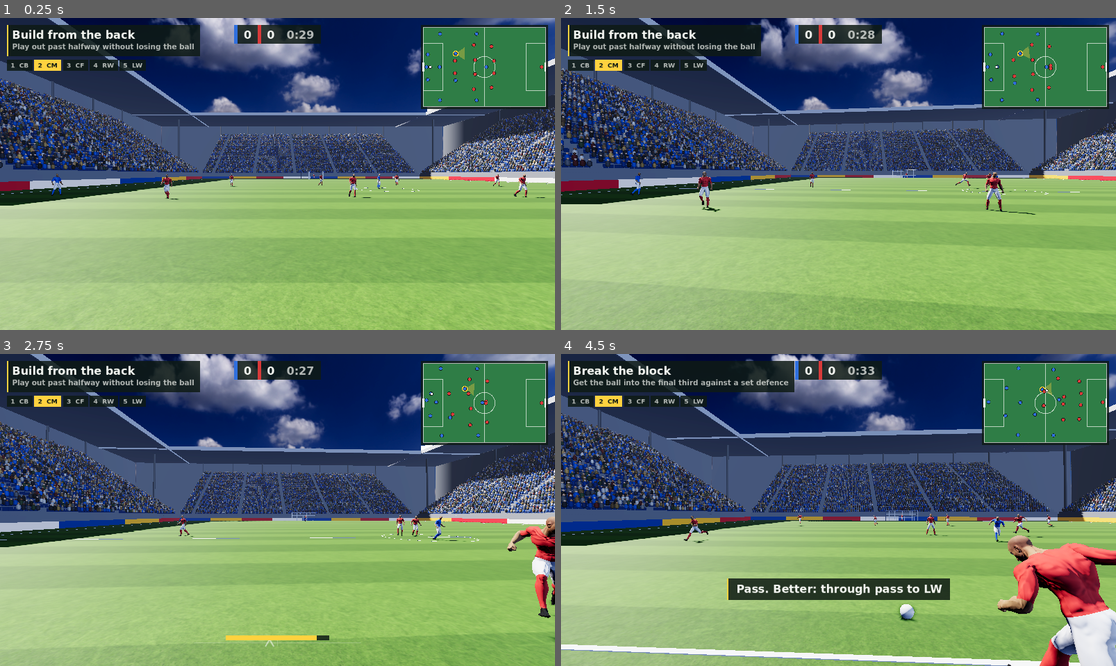
Above: before the commit, frames 1-4 (two rows, left to right).
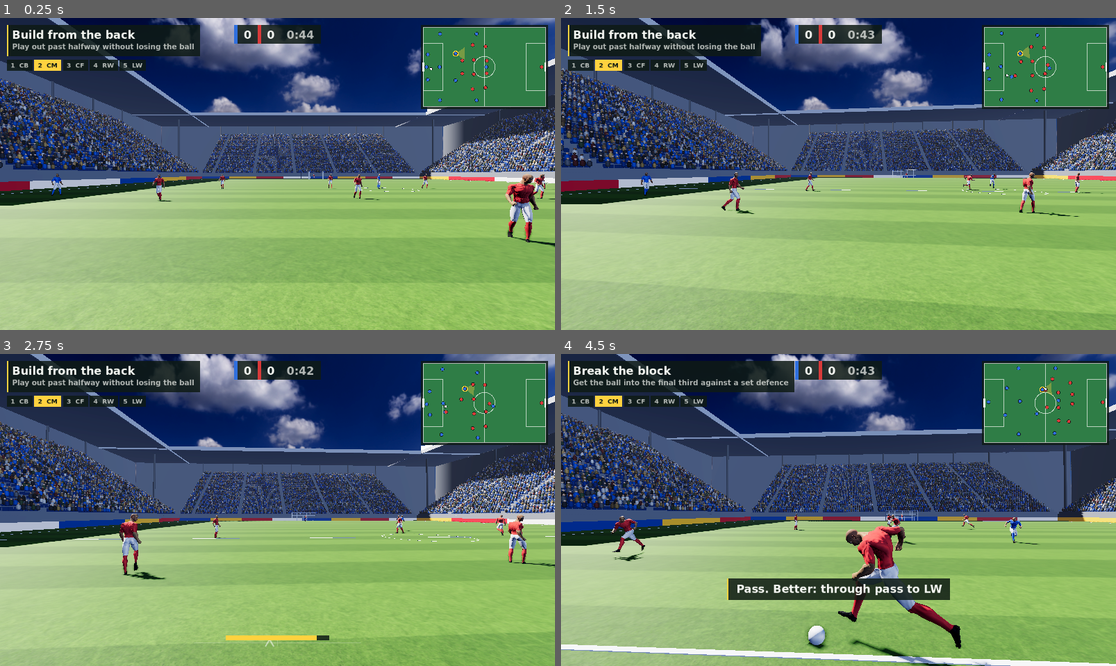
Above: after the commit, the same moments.

Repository: Nachiket115/footyiq
Game: Godot game, scene res://sim/match_world.tscn
Same seed, same stepped clock (60 frames per second), same inputs: the game is played once before the commit and once after it.
Inputs (mouse positions are in pixels of both pictures, inside the frame that each line leads up to):
- Up to frame 1 (0.25 s): no input
- Up to frame 2 (1.5 s): move the mouse to (866, 174) at 0.52 s; press the mouse at (866, 174) at 0.53 s; hold W (move_forward) from 0.53 s (still down); move the mouse to (810, 174) at 1.27 s; release the mouse at (810, 174) at 1.28 s; tap Q (align) at 1.35 s
- Up to frame 3 (2.75 s): keep holding W (move_forward); click (249, 510) at 1.55 s; move the mouse to (288, 503) at 2.02 s; hold Space (lob) from 2.03 s (still down); click (288, 503) at 2.3 s
- Up to frame 4 (4.5 s): keep holding W (move_forward); move the mouse to (832, 516) at 2.77 s; release Space (lob) at 2.78 s; tap N (next_scenario) at 2.85 s; click (832, 516) at 3.05 s; move the mouse to (877, 513) at 3.52 s; press the mouse at (877, 513) at 3.53 s; move the mouse to (794, 506) at 4.27 s; release the mouse at (794, 506) at 4.28 s; right-click (794, 506) at 4.35 s

The runs differ from the first frame. In frame 1, 1.4% of the frame differs, in the area x 9-100%, y 4-74%; in frame 2, 1.3%; in frame 3, 2.5%; in frame 4, 8.8%, in the area x 9-100%, y 4-100%.

Commit message:
feat(bots): scenario report, compact block and difficulty levers

Diff:
--- a/bots/bot_brain.gd
+++ b/bots/bot_brain.gd
@@ -251,14 +251,16 @@
 
 
 func _defend() -> Intent:
-	var presser := me
+	var closer := 0
+	var deepest := me
 	for defender in _outfield(mates):
-		if defender.pos.distance_to(ball_at) < presser.pos.distance_to(ball_at):
-			presser = defender
-	if presser.id == me.id:
+		closer += int(defender.pos.distance_to(ball_at) < me.pos.distance_to(ball_at))
+		if defender.pos.distance_to(own_goal) < deepest.pos.distance_to(own_goal):
+			deepest = defender
+	if closer == 0 or (closer < diff.press_count and deepest.id != me.id):
 		if me.pos.distance_to(ball_at) < diff.press_radius * objective.press_scale:
 			return _press()
-		if holder.role != "gk":
+		if closer == 0 and holder.role != "gk":
 			return _mark(holder)
 
 	var anchor := _anchor()
@@ -286,6 +288,7 @@
 	if snap.owner_id == -1:
 		return _collect()
 	var in_reach: bool = me.pos.distance_to(snap.ball_pos) < t.tackle.radius * b.tackle_reach
+	in_reach = in_reach and (diff.tackle_rate >= 1.0 or rng.randf() < diff.tackle_rate)
 	var chase := _go(snap.ball_pos, sprint, Action.TACKLE if in_reach else Action.NONE)
 	chase.desired_velocity = Steering.seek(me.pos, snap.ball_pos, sprint)
 	return chase
--- a/config/difficulty.json
+++ b/config/difficulty.json
@@ -6,7 +6,9 @@
 		"press_radius": 3.0,
 		"lane_cover": 0.3,
 		"decision_scale": 0.25,
-		"decision_s": 4.0
+		"decision_s": 4.0,
+		"press_count": 1,
+		"tackle_rate": 1.0
 	},
 	"medium": {
 		"reaction_time": 0.25,
@@ -15,7 +17,9 @@
 		"press_radius": 5.0,
 		"lane_cover": 0.6,
 		"decision_scale": 0.4,
-		"decision_s": 2.5
+		"decision_s": 2.5,
+		"press_count": 1,
+		"tackle_rate": 1.0
 	},
 	"hard": {
 		"reaction_time": 0.12,
@@ -24,6 +28,8 @@
 		"press_radius": 7.0,
 		"lane_cover": 0.9,
 		"decision_scale": 0.7,
-		"decision_s": 1.5
+		"decision_s": 1.5,
+		"press_count": 1,
+		"tackle_rate": 1.0
 	}
 }
--- a/config/drills.json
+++ b/config/drills.json
@@ -134,6 +134,20 @@
 				"ball": {
 					"rolling_friction": 0.35
 				}
+			},
+			"difficulty": {
+				"easy": {
+					"press_count": 1,
+					"tackle_rate": 0.35
+				},
+				"medium": {
+					"press_count": 1,
+					"tackle_rate": 0.7
+				},
+				"hard": {
+					"press_count": 2,
+					"tackle_rate": 1.0
+				}
 			}
 		},
 		"scenarios": [
@@ -206,7 +220,7 @@
 					"max_pass_distance": 45.0
 				},
 				"bot": {
-					"zone_mark_radius": 10.0,
+					"zone_mark_radius": 7.0,
 					"gk_claim_radius": 12.0,
 					"shot_post_margin": 0.8,
 					"pass_speed_base": 8.0,
@@ -241,13 +255,19 @@
 			},
 			"difficulty": {
 				"easy": {
-					"press_radius": 6.0
+					"press_radius": 5.0,
+					"press_count": 1,
+					"tackle_rate": 0.35
 				},
 				"medium": {
-					"press_radius": 10.0
+					"press_radius": 10.0,
+					"press_count": 1,
+					"tackle_rate": 0.7
 				},
 				"hard": {
-					"press_radius": 14.0
+					"press_radius": 14.0,
+					"press_count": 2,
+					"tackle_rate": 1.0
 				}
 			}
 		},
--- a/config/scenarios.json
+++ b/config/scenarios.json
@@ -3,38 +3,87 @@
 		"title": "Build from the back",
 		"goal": "Play out past halfway without losing the ball",
 		"team": 0,
-		"ball": [-0.44, 0.0],
-		"time_s": 30.0,
+		"ball": [
+			-0.44,
+			0.0
+		],
+		"time_s": 45.0,
 		"reach": 0.0,
-		"objectives": [{"attack": "build_up", "defend": "mid_block"}, {"attack": "build_up", "defend": "press_high"}]
+		"objectives": [
+			{
+				"attack": "build_up",
+				"defend": "mid_block"
+			},
+			{
+				"attack": "build_up",
+				"defend": "press_high"
+			}
+		]
 	},
 	"break_the_block": {
 		"title": "Break the block",
 		"goal": "Get the ball into the final third against a set defence",
 		"team": 0,
-		"ball": [-0.05, 0.0],
-		"time_s": 35.0,
+		"ball": [
+			-0.05,
+			0.0
+		],
+		"time_s": 45.0,
 		"reach": 0.25,
-		"objectives": [{"attack": "build_up", "defend": "mid_block"}, {"attack": "build_up", "defend": "mid_block"}]
+		"objectives": [
+			{
+				"attack": "build_up",
+				"defend": "mid_block"
+			},
+			{
+				"attack": "build_up",
+				"defend": "mid_block"
+			}
+		]
 	},
 	"press_high": {
 		"title": "Press high",
 		"goal": "Win the ball back before they play out",
 		"team": 1,
-		"ball": [0.42, 0.0],
+		"ball": [
+			0.42,
+			0.0
+		],
 		"time_s": 20.0,
 		"hold": false,
 		"deny": -0.05,
-		"objectives": [{"attack": "build_up", "defend": "press_high"}, {"attack": "build_up", "defend": "mid_block"}]
+		"objectives": [
+			{
+				"attack": "build_up",
+				"defend": "press_high"
+			},
+			{
+				"attack": "build_up",
+				"defend": "mid_block"
+			}
+		]
 	},
 	"defend_the_box": {
 		"title": "Defend the box",
-		"goal": "Keep your shape and stop them scoring",
+		"goal": "Keep your shape and keep them out of your box",
 		"team": 1,
-		"ball": [-0.2, 0.15],
-		"time_s": 25.0,
+		"ball": [
+			-0.3,
+			0.15
+		],
+		"time_s": 30.0,
 		"hold": true,
-		"deny": -1.0,
-		"objectives": [{"attack": "build_up", "defend": "low_block"}, {"attack": "build_up", "defend": "mid_block"}]
+		"deny": -0.42,
+		"objectives": [
+			{
+				"attack": "build_up",
+				"defend": "low_block"
+			},
+			{
+				"attack": "counter_attack",
+				"defend": "mid_block"
+			}
+		],
+		"deny_owned": true
 	}
 }
--- a/config/tactics/11v11_4-4-2.json
+++ b/config/tactics/11v11_4-4-2.json
@@ -102,14 +102,14 @@
 				},
 				"defensive_transition": {
 					"center": [
-						-0.29,
+						-0.23,
 						-0.24
 					],
 					"tolerance": 12.0
 				},
 				"press": {
 					"center": [
-						-0.215,
+						-0.165,
 						-0.26
 					],
 					"tolerance": 12.0
@@ -188,14 +188,14 @@
 				},
 				"defensive_transition": {
 					"center": [
-						-0.29,
+						-0.23,
 						0.24
 					],
 					"tolerance": 12.0
 				},
 				"press": {
 					"center": [
-						-0.215,
+						-0.165,
 						0.26
 					],
 					"tolerance": 12.0
@@ -274,14 +274,14 @@
 				},
 				"defensive_transition": {
 					"center": [
-						-0.3,
+						-0.24,
 						-0.07
 					],
 					"tolerance": 12.0
 				},
 				"press": {
 					"center": [
-						-0.235,
+						-0.175,
 						-0.08
 					],
 					"tolerance": 12.0
@@ -361,14 +361,14 @@
 				},
 				"defensive_transition": {
 					"center": [
-						-0.3,
+						-0.24,
 						0.07
 					],
 					"tolerance": 12.0
 				},
 				"press": {
 					"center": [
-						-0.235,
+						-0.175,
 						0.08
 					],
 					"tolerance": 12.0
@@ -448,14 +448,14 @@
 				},
 				"defensive_transition": {
 					"center": [
-						-0.16,
+						-0.13,
 						-0.26
 					],
 					"tolerance": 12.0
 				},
 				"press": {
 					"center": [
-						-0.092,
+						-0.082,
 						-0.28
 					],
 					"tolerance": 12.0
@@ -542,14 +542,14 @@
 				},
 				"defensive_transition": {
 					"center": [
-						-0.16,
+						-0.13,
 						0.26
 					],
 					"tolerance": 12.0
 				},
 				"press": {
 					"center": [
-						-0.092,
+						-0.082,
 						0.28
 					],
 					"tolerance": 12.0
@@ -636,14 +636,14 @@
 				},
 				"defensive_transition": {
 					"center": [
-						-0.17,
+						-0.14,
 						-0.08
 					],
 					"tolerance": 12.0
 				},
 				"press": {
 					"center": [
-						-0.102,
+						-0.092,
 						-0.09
 					],
 					"tolerance": 12.0
@@ -723,14 +723,14 @@
 				},
 				"defensive_transition": {
 					"center": [
-						-0.17,
+						-0.14,
 						0.08
 					],
 					"tolerance": 12.0
 				},
 				"press": {
 					"center": [
-						-0.102,
+						-0.092,
 						0.09
 					],
 					"tolerance": 12.0
@@ -810,14 +810,14 @@
 				},
 				"defensive_transition": {
 					"center": [
-						0.0,
+						-0.04,
 						-0.07
 					],
 					"tolerance": 12.0
 				},
 				"press": {
 					"center": [
-						0.085,
+						0.025,
 						-0.08
 					],
 					"tolerance": 12.0
@@ -904,14 +904,14 @@
 				},
 				"defensive_transition": {
 					"center": [
-						0.0,
+						-0.04,
 						0.07
 					],
 					"tolerance": 12.0
 				},
 				"press": {
 					"center": [
-						0.085,
+						0.025,
 						0.08
 					],
 					"tolerance": 12.0
--- a/config/tuning.json
+++ b/config/tuning.json
@@ -355,6 +355,7 @@
 	},
 	"headless": {
 		"frame_ticks": 6,
+		"sample_ticks": 15,
 		"match_s": 120.0,
 		"wing_depth": 4.0,
 		"wing_inset": 2.0
--- a/core/scenario.gd
+++ b/core/scenario.gd
@@ -40,7 +40,7 @@
 		return "lost" if elapsed >= s.time_s else ""
 	if held.team == 0 and kept:
 		return "won"
-	if upfield <= s.deny:
+	if upfield <= s.deny and (not s.get("deny_owned", false) or (owner != null and owner.team == 1)):
 		return "lost"
 	if elapsed >= s.time_s:
 		return "won" if s.hold else "lost"
--- a/tests/test_bot_brain.gd
+++ b/tests/test_bot_brain.gd
@@ -274,3 +274,50 @@
 	var run := _decide(fed, 1).desired_velocity
 	check(run.x > t.player.jog_speed, "the wide player sprints forward when the striker receives: %s" % run)
 	check(run.x > _decide(idle, 1).desired_velocity.x + 1.0, "and not when the centre-back has it")
+
+
+
+func _decide_at(snap: PitchSnapshot, id: int, press_count: int) -> Intent:
+	var rng := RandomNumberGenerator.new()
+	rng.seed = 1
+	var level: Dictionary = cfg["difficulty"].medium.duplicate()
+	level.press_count = press_count
+	level.press_radius = 20.0
+	var params := {"self_id": id, "tuning": t, "difficulty": level, "objectives": {"attack": cfg["objectives"].build_up, "defend": cfg["objectives"].mid_block}, "rng": rng}
+	return BotBrain.decide(snap, drill.roles[snap.players[id].role], params)
+
+
+func _toward_ball(snap: PitchSnapshot, id: int, press_count: int) -> bool:
+	var vel := _decide_at(snap, id, press_count).desired_velocity
+	return vel.dot(snap.ball_pos - snap.players[id].pos) > 0.0 and vel.length() > t.player.jog_speed
+
+
+func test_hard_sends_a_second_presser_but_never_the_last_defender() -> void:
+	var players := [
+		[1, "st", Vector2(0.0, 0.0)],
+		[0, "lm", Vector2(-3.0, 0.0)],
+		[0, "rm", Vector2(-5.0, 2.0)],
+		[0, "cb", Vector2(-6.0, -1.0)],
+	]
+	var snap := _snap(players, Vector2(-0.6, 0.0), 0)
+	check_eq(_decide_at(snap, 2, 1).action == Action.TACKLE or _toward_ball(snap, 2, 1), false, "one presser: the second nearest holds")
+	check(_toward_ball(snap, 2, 2), "two pressers: the second nearest closes down")
+	check(not _toward_ball(snap, 3, 3), "the last defender never joins the press")
+
+
+func test_tackle_rate_sets_how_often_a_presser_in_reach_tackles() -> void:
+	var snap := _snap([
+		[1, "st", Vector2(0.0, 0.0)],
+		[0, "cb", Vector2(-1.0, 0.0)],
+	], Vector2(-0.5, 0.0), 0)
+	var tackles := {0.0: 0, 0.5: 0, 1.0: 0}
+	for rate: float in tackles:
+		for rng_seed in 40:
+			var rng := RandomNumberGenerator.new()
+			rng.seed = rng_seed
+			var level: Dictionary = cfg["difficulty"].medium.duplicate()
+			level.tackle_rate = rate
+			var params := {"self_id": 1, "tuning": t, "difficulty": level, "objectives": {"attack": cfg["objectives"].build_up, "defend": cfg["objectives"].mid_block}, "rng": rng}
+			tackles[rate] += int(BotBrain.decide(snap, drill.roles.cb, params).action == Action.TACKLE)
+	check_eq([tackles[0.0], tackles[1.0]], [0, 40], "never at 0, always at 1")
+	check(tackles[0.5] > 10 and tackles[0.5] < 30, "about half the time at 0.5: %d of 40" % tackles[0.5])
--- a/tests/test_scenario.gd
+++ b/tests/test_scenario.gd
@@ -88,3 +88,13 @@
 	var score := {"structure": {"build_up": 1.0, "press": 0.5}, "run": {}, "duty": {"press": 0.0}, "missed_triggers": [{"t": 14.2, "trigger": "possession_lost", "response": "run_back"}]}
 	check_eq(Scenario.bars(score), [["Shape", 0.75], ["Duties", 0.0]], "bars skip kinds with no samples")
 	check_eq(Scenario.misses(score, 10.0), ["Missed at 4 s: run back after possession lost"], "times count from the scenario start")
+
+
+func test_defend_the_box_is_lost_when_they_carry_it_to_the_byline_zone() -> void:
+	var box: Dictionary = all["defend_the_box"]
+	var state: Variant = _start("defend_the_box")
+	var theirs := _held(state, 1, 5.0)
+	state.ball.pos.x = box.deny * state.pitch.length - 1.0
+	check_eq(Scenario.outcome(box, state, 1.0, theirs, t), "lost", "their carrier is inside the line")
+	state.ball.owner_id = -1
+	check_eq(Scenario.outcome(box, state, 1.0, theirs, t), "", "a loose ball there is not a loss")
--- /dev/null
+++ b/tests/test_scenario_report.gd
@@ -0,0 +1,33 @@
+extends "res://tests/case.gd"
+
+const Config = preload("res://core/config.gd")
+const ScenarioReport = preload("res://tools/scenario_report.gd")
+
+var big := Config.for_drill(Config.load_all("res://config"), "11v11")
+var report := ScenarioReport.scenarios(big, 1, 1)
+
+
+func test_same_seed_gives_the_same_report() -> void:
+	check_eq(JSON.stringify(ScenarioReport.scenarios(big, 1, 1)), JSON.stringify(report), "deterministic")
+
+
+func test_report_has_a_cell_per_scenario_and_difficulty() -> void:
+	check_eq(report.keys(), big["drills"]["11v11"].scenarios, "scenarios")
+	var cell: Dictionary = report["build_from_the_back"]["hard"]
+	check_eq(report["press_high"]["hard"].runs, 1, "runs")
+	check(cell.win_rate >= 0.0 and cell.win_rate <= 1.0, "win rate in range")
+	check(cell.block_depth > 0.0 and cell.block_depth < 105.0, "block depth in metres")
+
+
+func test_idle_role_gets_no_bot_command() -> void:
+	var idle := ScenarioReport.scenarios(big, 1, 1, "dm")
+	check(JSON.stringify(report) != JSON.stringify(idle), "an idle pivot changes the result")
+
+
+func test_play_reports_passing_and_carries() -> void:
+	var small: Dictionary = big.duplicate(true)
+	small["tuning"].headless.match_s = 20.0
+	var play := ScenarioReport.play(small, 1, 1)
+	check_eq(play.keys(), ["pass_completion", "outs_per_match", "carry_p90_s", "carry_mean_s", "tackles_per_match"], "keys")
+	check(play.pass_completion > 0.0 and play.pass_completion <= 1.0, "completion in range: %s" % play.pass_completion)
+	check(play.carry_p90_s >= play.carry_mean_s * 0.5 and play.carry_p90_s < 20.0, "carry times plausible")
--- a/tests/test_tactic.gd
+++ b/tests/test_tactic.gd
@@ -160,3 +160,16 @@
 	check_eq(cfg["tuning"].goal.height, 2.0, "base config untouched")
 	check(big["drills"]["11v11"].team_roles[0].has("dm") and big["drills"]["11v11"].team_roles[1].has("st"), "home plays 4-3-3, away plays 4-4-2")
 	check(big["tuning"].goal.dive_reach < big["drills"]["11v11"].pitch.goal_width * 0.5, "a full dive still leaves the corners")
+
+
+func test_442_block_is_compact_with_the_ball_in_midfield() -> void:
+	var roles: Dictionary = cfg["tactics"]["11v11_4-4-2"].roles
+	var snap := PitchSnapshot.new()
+	snap.pitch = cfg["drills"]["11v11"].pitch
+	for phase: String in ["defensive_transition", "press"]:
+		snap.ball_pos = Vector2(0.0 if phase == "defensive_transition" else 0.33 * 105.0, 0.0)
+		var xs := []
+		for role: String in roles:
+			if role != "gk":
+				xs.append(Tactic.target_zone(roles[role], phase, snap, 1).center.x)
+		check(xs.max() - xs.min() <= 23.0, "%s block depth %.1f m" % [phase, xs.max() - xs.min()])
--- /dev/null
+++ b/tools/scenario_report.gd
@@ -0,0 +1,155 @@
+extends SceneTree
+
+const Config = preload("res://core/config.gd")
+const Sim = preload("res://core/sim.gd")
+const Scenario = preload("res://core/scenario.gd")
+const Roles = preload("res://bots/roles.gd")
+const BotController = preload("res://sim/bot_controller.gd")
+
+const LEVELS := ["easy", "medium", "hard"]
+
+
+func _init() -> void:
+	var args := {"drill": "11v11", "runs": "40", "seed": "1", "matches": "0", "idle": ""}
+	var raw := OS.get_cmdline_user_args()
+	var problems: Array[String] = []
+	for i in range(0, raw.size(), 2):
+		var key := raw[i].trim_prefix("--")
+		if not args.has(key) or i + 1 >= raw.size():
+			problems.append("bad argument: %s" % raw[i])
+			continue
+		args[key] = raw[i + 1]
+	var cfg := Config.load_all("res://config")
+	problems.append_array(Config.errors)
+	var drill: Dictionary = cfg.get("drills", {}).get(args.drill, {})
+	if drill.get("scenarios", []).is_empty():
+		problems.append("drill has no scenarios: %s" % args.drill)
+	elif args.idle != "" and not drill.teams[0].has(args.idle):
+		problems.append("unknown role: %s" % args.idle)
+	if not (args.runs.is_valid_int() and args.seed.is_valid_int() and args.matches.is_valid_int()):
+		problems.append("--runs, --seed and --matches take whole numbers")
+	if not problems.is_empty():
+		for problem in problems:
+			printerr(problem)
+		quit(1)
+		return
+	cfg = Config.for_drill(cfg, args.drill)
+	print(JSON.stringify({
+		"scenarios": scenarios(cfg, int(args.runs), int(args.seed), args.idle),
+		"play": play(cfg, int(args.matches), int(args.seed)),
+	}))
+	quit(0)
+
+
+static func scenarios(cfg: Dictionary, runs: int, first_seed: int, idle_role := "") -> Dictionary:
+	var t: Dictionary = cfg["tuning"]
+	var drill: Dictionary = cfg["drills"][t.debug.drill]
+	var rate: float = t.sim.tick_rate
+	var out := {}
+	for name: String in drill.scenarios:
+		var s: Dictionary = cfg["scenarios"][name]
+		out[name] = {}
+		for level: String in LEVELS:
+			var wins := 0
+			var seconds := 0.0
+			var gap := 0.0
+			var depth := 0.0
+			var width := 0.0
+			var samples := 0
+			for run in runs:
+				var state := Roles.spawn(drill, t)
+				Sim.seed_rng(state, first_seed + run)
+				Roles.arrange(state, drill, Vector2(s.ball[0] * state.pitch.length, s.ball[1] * state.pitch.width), s.team, t)
+				var bots := BotController.new(cfg, [
+					BotController.team(cfg, drill, "medium", s.objectives[0].attack, s.objectives[0].defend, 0),
+					BotController.team(cfg, drill, level, s.objectives[1].attack, s.objectives[1].defend, 1),
+				])
+				for player in state.players:
+					if player.team == 0 and player.role == idle_role:
+						bots.human_id = player.id
+				var held := {"team": int(s.team), "tick": state.tick}
+				var start := state.tick
+				var result := ""
+				while result == "":
+					Sim.step(state, bots.commands(state), cfg)
+					Scenario.track(held, state)
+					result = Scenario.outcome(s, state, (state.tick - start) / rate, held, t)
+					var owner := state.player_by_id(state.ball.owner_id)
+					if state.tick % int(t.headless.sample_ticks) != 0 or owner == null or owner.team != 0 or owner.role == "gk":
+						continue
+					var nearest := INF
+					var low := Vector2(INF, INF)
+					var high := Vector2(-INF, -INF)
+					for player in state.players:
+						if player.team == 1 and player.role != "gk":
+							nearest = minf(nearest, player.pos.distance_to(owner.pos))
+							low = low.min(player.pos)
+							high = high.max(player.pos)
+					gap += nearest
+					depth += high.x - low.x
+					width += high.y - low.y
+					samples += 1
+				wins += int(result == "won")
+				seconds += (state.tick - start) / rate
+			var n := maxi(1, samples)
+			out[name][level] = {
+				"runs": runs, "wins": wins, "win_rate": float(wins) / maxi(1, runs), "mean_s": seconds / maxi(1, runs),
+				"press_gap": gap / n, "block_depth": depth / n, "block_width": width / n, "samples": samples,
+			}
+	return out
+
+
+static func play(cfg: Dictionary, matches: int, first_seed: int) -> Dictionary:
+	if matches <= 0:
+		return {}
+	var t: Dictionary = cfg["tuning"]
+	var drill: Dictionary = cfg["drills"][t.debug.drill]
+	var rate: float = t.sim.tick_rate
+	var passes := [0, 0]
+	var outs := 0
+	var tackles := 0
+	var carries := []
+	for i in matches:
+		var state := Roles.spawn(drill, t)
+		Sim.seed_rng(state, first_seed + i)
+		var bots := BotController.new(cfg, [
+			BotController.team(cfg, drill, "medium", "build_up", "mid_block", 0),
+			BotController.team(cfg, drill, "medium", "build_up", "mid_block", 1),
+		])
+		var passer_team := -1
+		var carrier := -1
+		var since := 0
+		for tick in roundi(t.headless.match_s * rate):
+			var before := state.player_by_id(state.ball.owner_id)
+			Sim.step(state, bots.commands(state), cfg)
+			if state.ball.owner_id != carrier:
+				if carrier != -1 and state.player_by_id(carrier).role != "gk":
+					carries.append((state.tick - since) / rate)
+				carrier = state.ball.owner_id
+				since = state.tick
+			for event in state.events:
+				if event.type == "pass" and event.target_id != -1:
+					passer_team = state.player_by_id(event.player_id).team
+				elif event.type == "out":
+					outs += 1
+					if passer_team != -1:
+						passes[1] += 1
+						passer_team = -1
+				elif event.type == "receive":
+					var who := state.player_by_id(event.player_id)
+					tackles += int(before != null and before.team != who.team)
+					if passer_team != -1:
+						passes[0] += int(who.team == passer_team)
+						passes[1] += 1
+						passer_team = -1
+	carries.sort()
+	var total := 0.0
+	for carry: float in carries:
+		total += carry
+	return {
+		"pass_completion": float(passes[0]) / maxi(1, passes[1]),
+		"outs_per_match": float(outs) / matches,
+		"carry_p90_s": carries[int(carries.size() * 0.9)] if not carries.is_empty() else 0.0,
+		"carry_mean_s": total / maxi(1, carries.size()),
+		"tackles_per_match": float(tackles) / matches,
+	}
